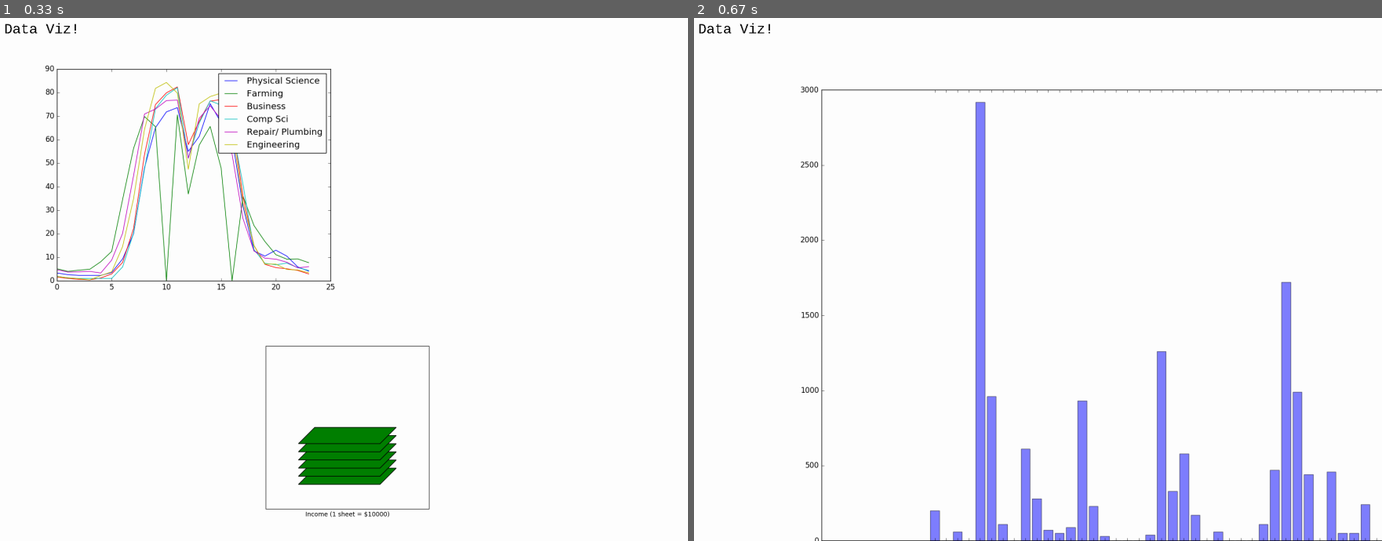
Above: before the commit, frames 1-2 (left to right).
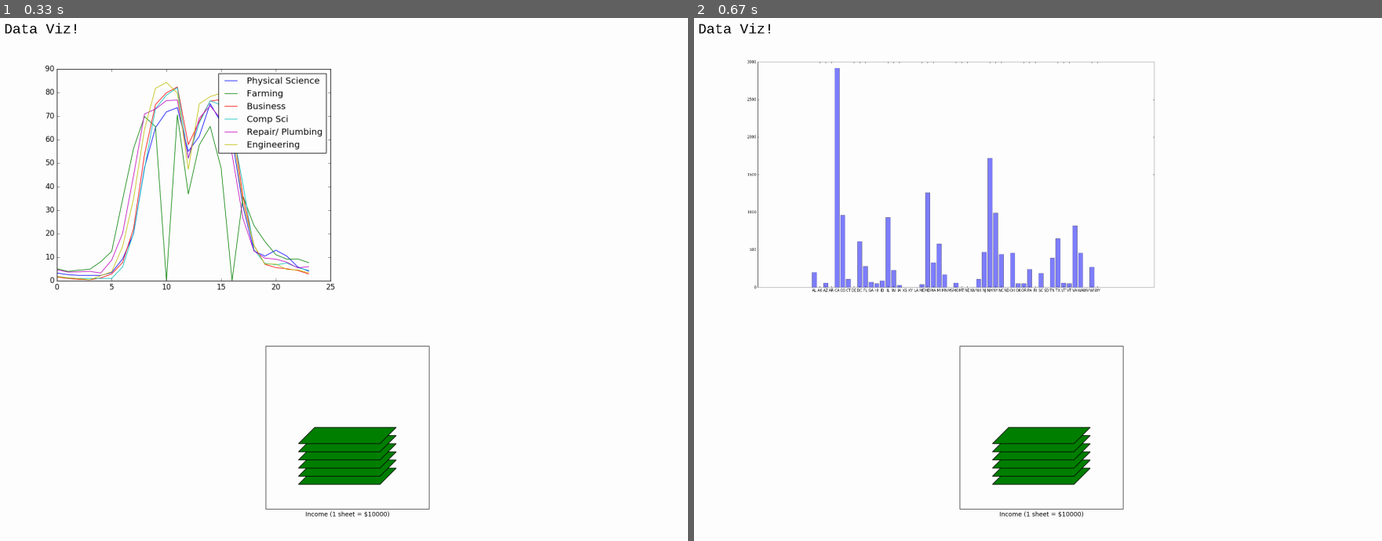
Above: after the commit, the same moments.

Repository: coreyacl/DataViz
Game: pygame game, started from UI.py
Same seed, same stepped clock (60 frames per second), same inputs: the game is played once before the commit and once after it.
Inputs (mouse positions are in pixels of both pictures, inside the frame that each line leads up to):
- Up to frame 1 (0.33 s): no input
- Up to frame 2 (0.67 s): click (1038, 425) at 0.38 s

Frame 1 is identical in both runs. In frame 2, 10% of the frame differs, in the area x 7-100%, y 8-100%.

Commit message:
Add scaling

Diff:
--- a/UI.py
+++ b/UI.py
@@ -41,7 +41,7 @@
         self.figures.append(button)
         self.locs.append((500,700))
 
-    def addFigure(self,fig,xl,yl):
+    def addFigure(self,fig,xl,yl,scale):
         """Creates a figure and places it at xl,yl
         fig: String of filename
         xl: x coordinate of figure (remember, top left is 0,0)
@@ -49,6 +49,8 @@
 
         """
         img = py.image.load(fig)
+        w,h = img.get_size()
+        img = py.transform.scale(img,(int(w*scale),int(h*scale)))
         self.figures.append(img)
         self.locs.append((xl,yl))
 
@@ -66,11 +68,11 @@
 """ Create the GUIs """
 mainScreen = Interface(gameDisplay)
 
-mainScreen.addFigure('initialgraphs/times.png',70,70)
+mainScreen.addFigure('initialgraphs/times.png',70,70,1)
 
 phys = Interface(gameDisplay)
 
-phys.addFigure('initialgraphs/physicist.png',40,50)
+phys.addFigure('initialgraphs/physicist.png',40,50,.5)
 
 screens = [mainScreen,phys]
 
